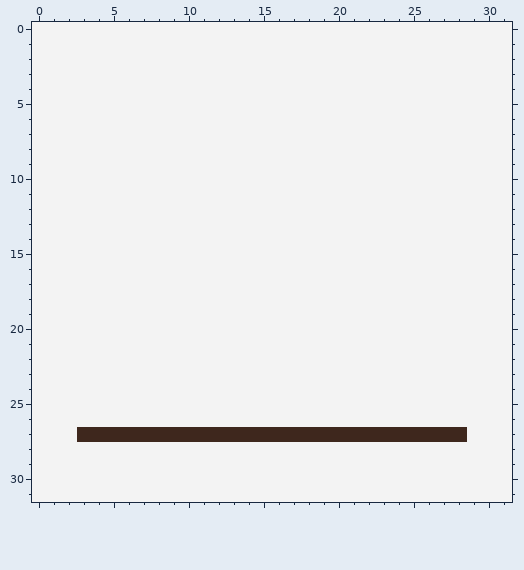
One commit to this pixel-art file: pixels/bakery_stuff.aseprite. Above: the version before the commit.
32x32 pixels, 1 frame.
After the commit:
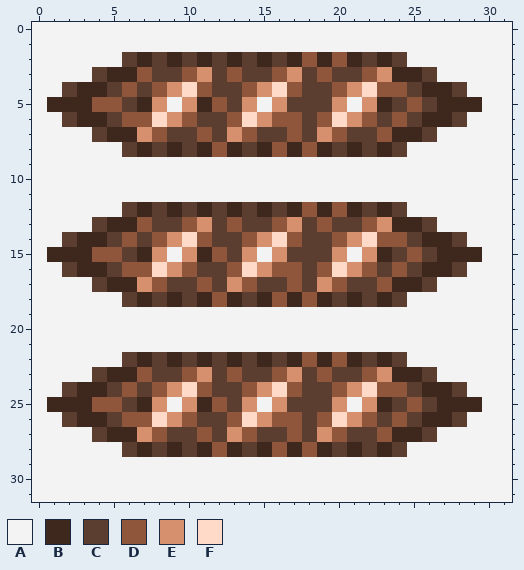
Palette (. is transparent): A #f3f3f3  B #3e271d  C #5c3e30  D #8f563b  E #d7906e  F #ffdac9
Message: added new pixel pasteries
The exact change:
layer "Toast" now hidden
layer "Baguette" now shown
y 2: x 6..24 AAAAAAAAAAAAAAAAAAA -> CBCBCBCBCBCBDBDBCBC
y 3: x 4..26 AAAAAAAAAAAAAAAAAAAAAAA -> CBBDCCDECDCCDECDCCDEBBC
y 4: x 2..28 AAAAAAAAAAAAAAAAAAAAAAAAAAA -> CBBCDCDEFDCCDEFDCCDEFDDCBBC
y 5: x 1..8 AAAAAAAA -> BBBDDCBE; x 10..14 AAAAA -> EBDCE; x 16..20 AAAAA -> ECCCE; x 22..29 AAAAAAAA -> EBCDCBBB
y 6: x 2..28 AAAAAAAAAAAAAAAAAAAAAAAAAAA -> CBBCDDFEDCCDFEDDCDFEDCDCBBC
y 7: x 4..26 AAAAAAAAAAAAAAAAAAAAAAA -> CBBEDCCDCEDCCDCEDCCDBBC
y 8: x 6..24 AAAAAAAAAAAAAAAAAAA -> CBCBCBDBCBDBDBCBCBC
y 12: x 6..24 AAAAAAAAAAAAAAAAAAA -> CBCBCBCBCBCBDBDBCBC
y 13: x 4..26 AAAAAAAAAAAAAAAAAAAAAAA -> CBBDCCDECDCCDECDCCDEBBC
y 14: x 2..28 AAAAAAAAAAAAAAAAAAAAAAAAAAA -> CBBCDCDEFDCCDEFDCCDEFDDCBBC
y 15: x 1..8 AAAAAAAA -> BBBDDCBE; x 10..14 AAAAA -> EBDCE; x 16..20 AAAAA -> ECCCE; x 22..29 AAAAAAAA -> EBCDCBBB
y 16: x 2..28 AAAAAAAAAAAAAAAAAAAAAAAAAAA -> CBBCDDFEDCCDFEDDCDFEDCDCBBC
y 17: x 4..26 AAAAAAAAAAAAAAAAAAAAAAA -> CBBEDCCDCEDCCDCEDCCDBBC
y 18: x 6..24 AAAAAAAAAAAAAAAAAAA -> CBCBCBDBCBDBDBCBCBC
y 22: x 6..24 AAAAAAAAAAAAAAAAAAA -> CBCBCBCBCBCBDBDBCBC
y 23: x 4..26 AAAAAAAAAAAAAAAAAAAAAAA -> CBBDCCDECDCCDECDCCDEBBC
y 24: x 2..28 AAAAAAAAAAAAAAAAAAAAAAAAAAA -> CBBCDCDEFDCCDEFDCCDEFDDCBBC
y 25: x 1..8 AAAAAAAA -> BBBDDCBE; x 10..14 AAAAA -> EBDCE; x 16..20 AAAAA -> ECCCE; x 22..29 AAAAAAAA -> EBCDCBBB
y 26: x 2..28 AAAAAAAAAAAAAAAAAAAAAAAAAAA -> CBBCDDFEDCCDFEDDCDFEDCDCBBC
y 27: x 3..4 BB -> AC; x 7..23 BBBBBBBBBBBBBBBBB -> EDCCDCEDCCDCEDCCD; x 26..28 BBB -> CAA
y 28: x 6..24 AAAAAAAAAAAAAAAAAAA -> CBCBCBDBCBDBDBCBCBC
Where, in picture pixels (left, top, right, bottom), the same in both pictures:
changed: (47, 52, 482, 157)
changed: (47, 202, 482, 457)
